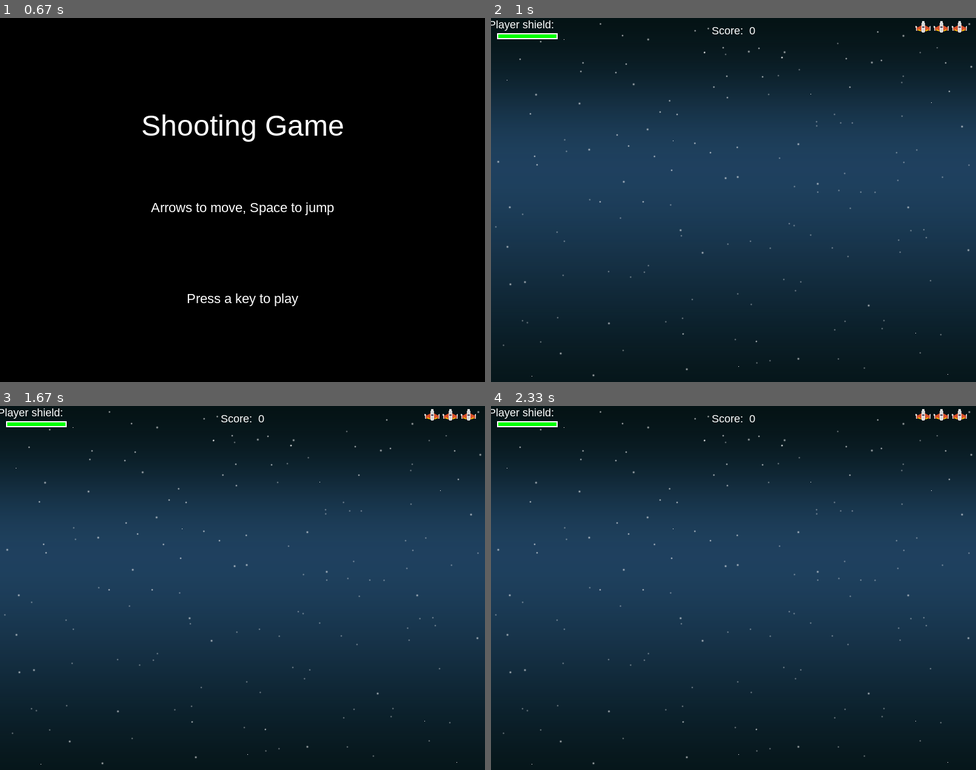
Above: before the commit, frames 1-4 (two rows, left to right).
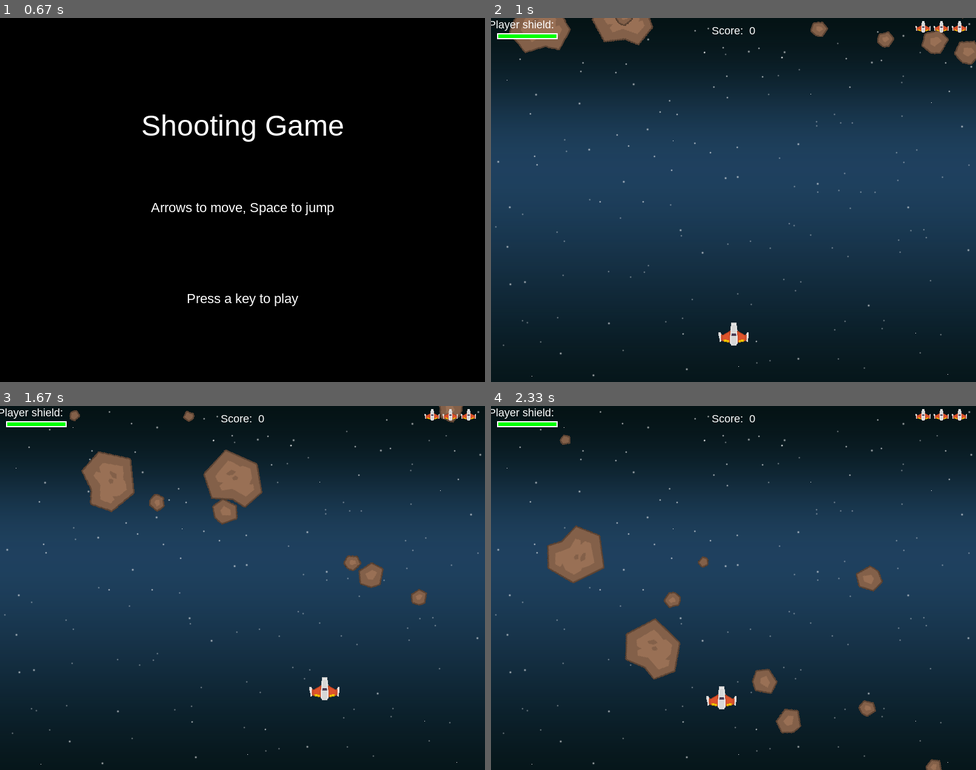
Above: after the commit, the same moments.

Repository: LongKelvin/Pygame_ShootingGame
Game: pygame game, started from main.py
Two runs of this game, one before a commit and one after it. Both use one fixed random seed, a clock stepped at 60 frames per second and the inputs below.
Inputs:
- Up to frame 1 (0.67 s): hold Right from 0.33 s (still down)
- Up to frame 2 (1 s): release Right at 0.8 s; hold Up from 0.83 s (still down)
- Up to frame 3 (1.67 s): release Up at 1.18 s; hold Right from 1.22 s (still down)
- Up to frame 4 (2.33 s): release Right at 1.68 s; hold Left 1.72-2.25 s; hold Down from 2.28 s (still down)

Frame 1 is identical in both runs. In frame 2, 2.4% of the frame differs, in the area x 3-100%, y 0-90%; in frame 3, 3.9%; in frame 4, 4.0%, in the area x 11-93%, y 7-100%.

Commit message:
update game sprites group

Diff:
--- a/main.py
+++ b/main.py
@@ -55,6 +55,12 @@
         self.powerups = pygame.sprite.Group()
         self.player = Player(self)
         self.bullets = pygame.sprite.Group()
+        self.all_sprites.add(self.player)
+        for i in range(10):
+            m = Mob()
+            self.all_sprites.add(m)
+            self.mobs.add(m)
+
         self.run()
 
     def run(self):
